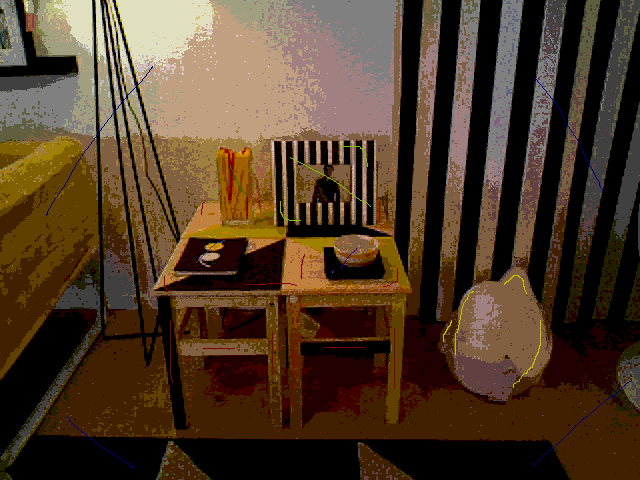
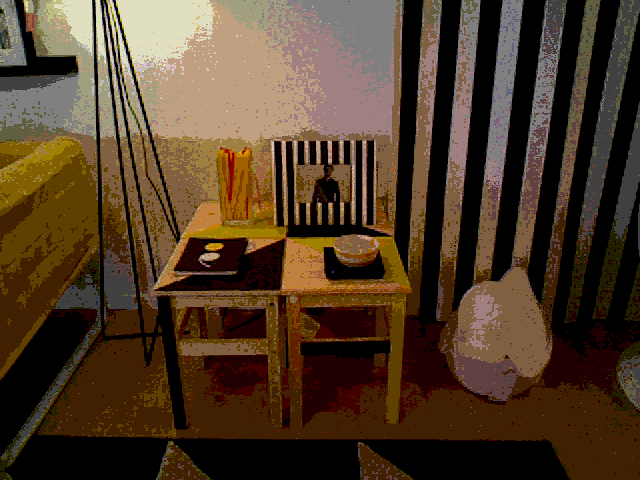
Layered file, before and after one edit (640 × 480). Changes by layer:
removed layer "Layer #1" over [46, 66, 632, 468]
